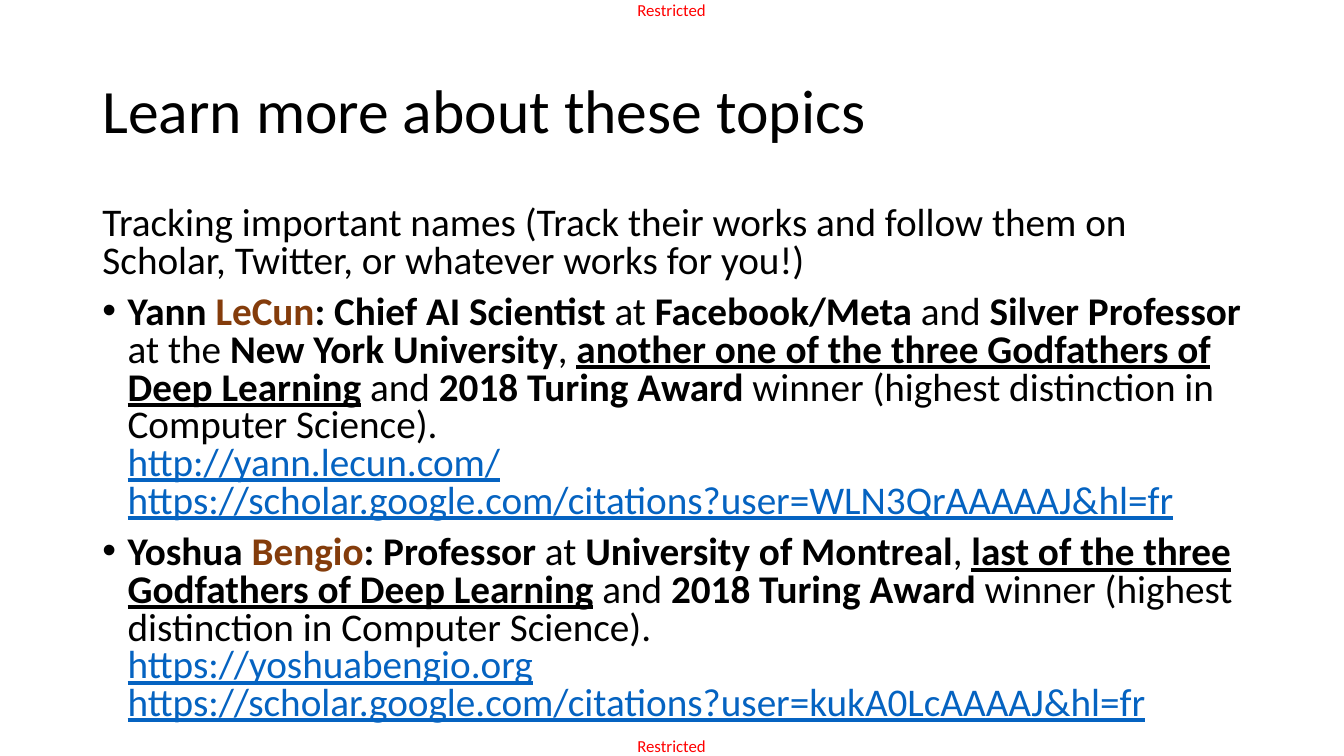
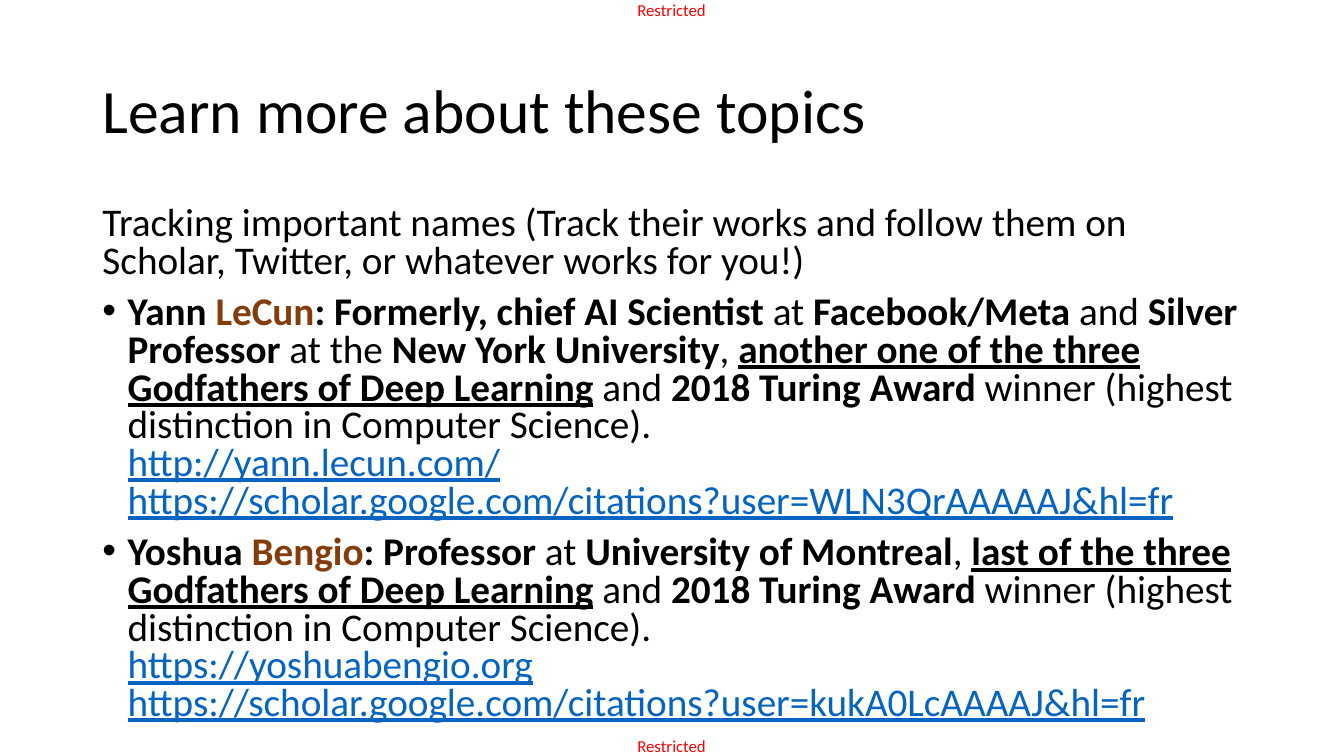
Before and after one commit to matthieudemari/SUTD_DL_50_039, a slide deck: slide 83 of W2/1. W2S1 final/W2S1.pptx. Drawn at 1344x756 pixels with LibreOffice and Linux fonts; fonts in the diff are those of the drawing. Boxes give left, top, right and bottom in pixels: in the first picture for what was removed or moved away, otherwise in the second. Text is boxed around its words. In the diff, an @@ line names an element or a change of style, - is before the commit and + after.

```diff
--- a/W2/1. W2S1 final/W2S1.pptx
+++ b/W2/1. W2S1 final/W2S1.pptx
@@ text at [128,297,1238,521]: text changed @@
-• Yann LeCun: Chief AI Scientist at Facebook/Meta and Silver Professor at the New York University, another one of the three Godfathers of Deep Learning and 2018 Turing Award winner (highest distinction in Computer Science).
-  http://yann.lecun.com/
-  https://scholar.google.com/citations?user=WLN3QrAAAAAJ&hl=fr
+• Yann LeCun: Formerly, chief AI Scientist at Facebook/Meta and Silver Professor at the New York University, another one of the three Godfathers of Deep Learning and 2018 Turing Award winner (highest distinction in Computer Science).
+  http://yann.lecun.com/
+  https://scholar.google.com/citations?user=WLN3QrAAAAAJ&hl=fr
```
Also in this commit, not shown: 15 other slides changed, 6 other files.
